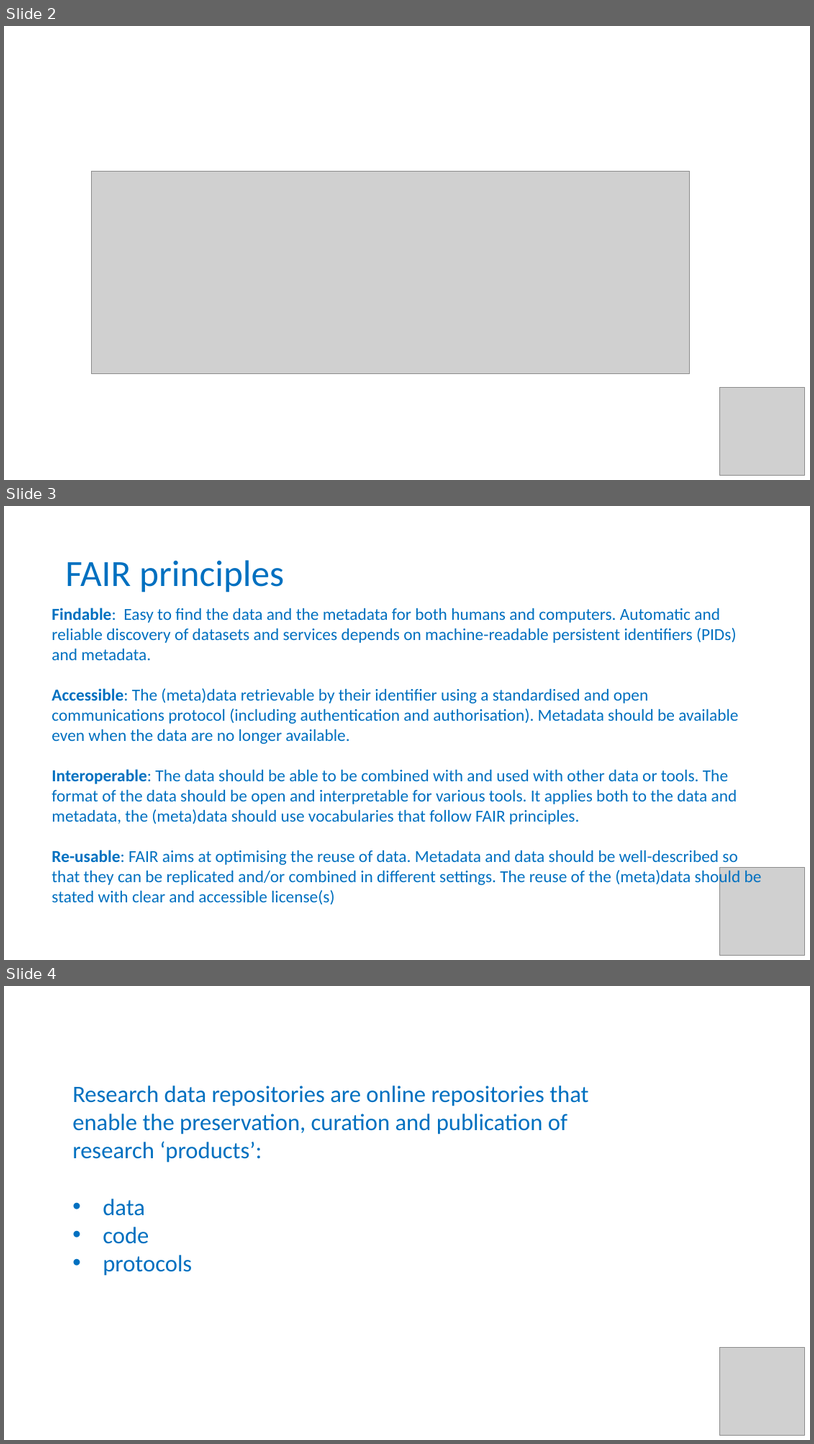
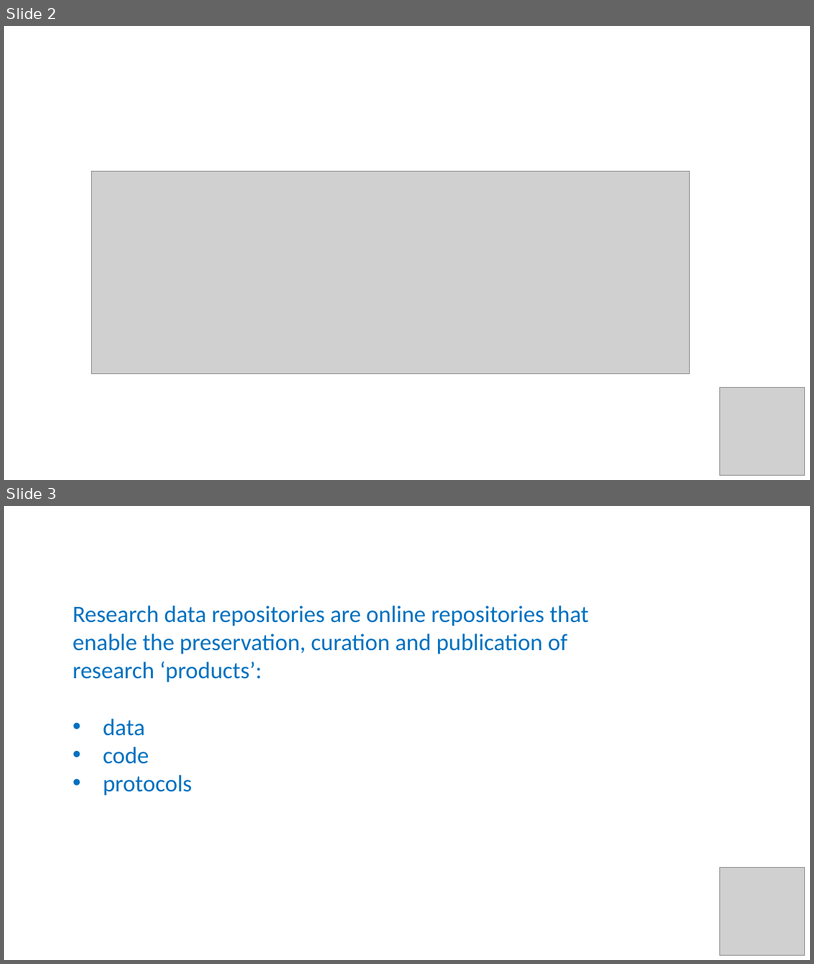
Before and after one commit to tobyhodges/solid-waddle, a slide deck: instructors/Repositories.pptx. Shown one above the other, each under a label of ours: slides 2, 3 and 4 before the commit, slides 2 and 3 after it. The pictures are 814x1444 and 814x964 pixels, drawn with LibreOffice and Linux fonts; fonts in the diff are those of the drawing; grey boxes stand for pictures. Boxes give left, top, right and bottom in pixels: in the first picture for what was removed or moved away, otherwise in the second. Text is boxed around its words. In the diff, an @@ line names an element or a change of style, - is before the commit and + after.

```diff
--- a/instructors/Repositories.pptx
+++ b/instructors/Repositories.pptx
@@ slide 3 removed at (4, 506, 810, 960), background #FFFFFF @@
@@ title removed at (65, 560, 284, 592) @@
-FAIR principles
@@ text removed at (52, 608, 762, 904) @@
-Findable: Easy to find the data and the metadata for both humans and computers. Automatic and reliable discovery of datasets and services depends on machine-readable persistent identifiers (PIDs) and metadata.
-Accessible: The (meta)data retrievable by their identifier using a standardised and open communications protocol (including authentication and authorisation). Metadata should be available even when the data are no longer available.
-Interoperable: The data should be able to be combined with and used with other data or tools. The format of the data should be open and interpretable for various tools. It applies both to the data and metadata, the (meta)data should use vocabularies that follow FAIR principles.
-Re-usable: FAIR aims at optimising the reuse of data. Metadata and data should be well-described so that they can be replicated and/or combined in different settings. The reuse of the (meta)data should be stated with clear and accessible license(s)
@@ picture removed at (720, 867, 805, 955) @@
@@ what was slide 4 is now slide 3 @@
```
Also in this commit, not shown: 3 slides changed, 3 slides added, 3 other files.
